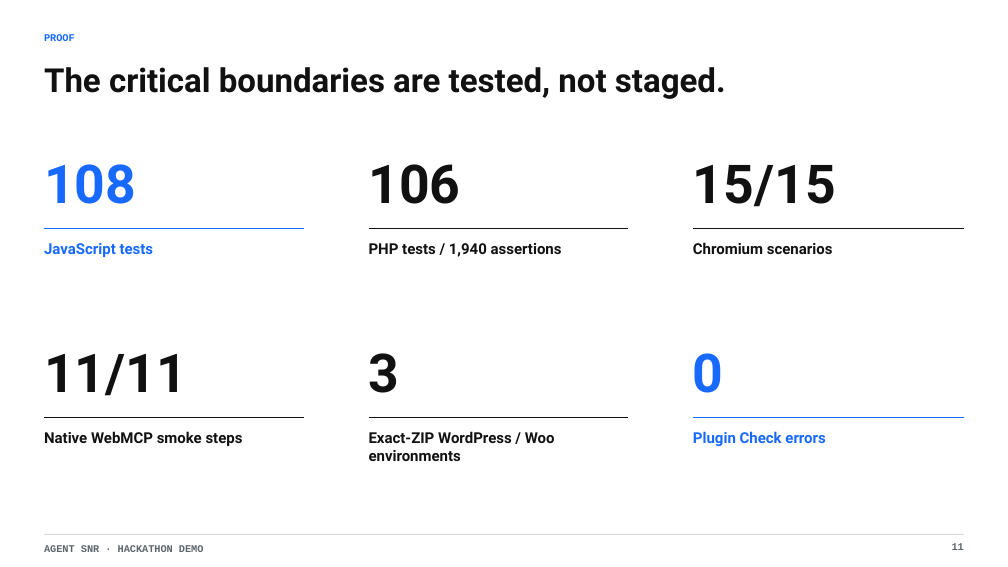
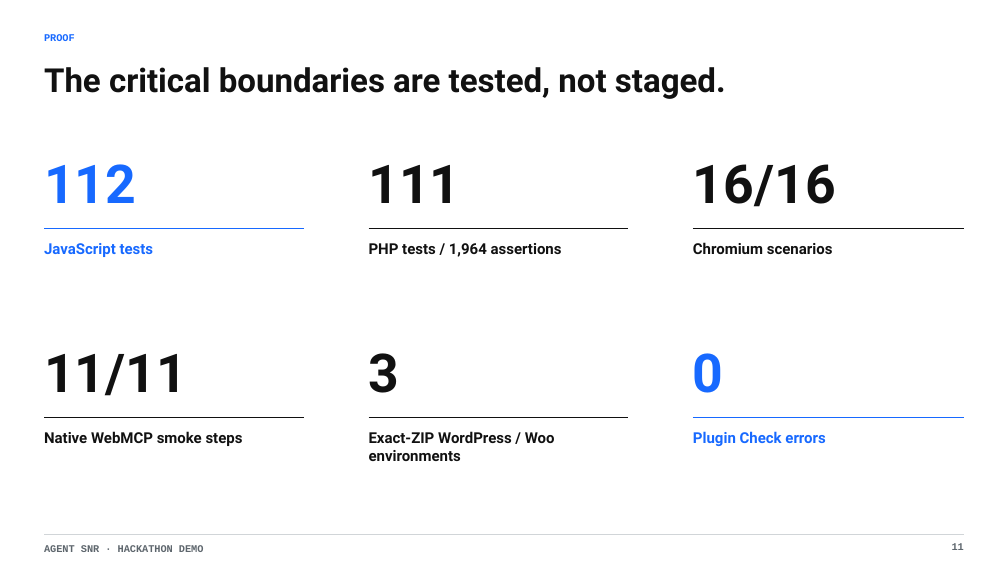
Before and after one commit to jiga/webmcp-agentSNR, a slide deck: slide 11 of submission/agent-snr-hackathon-demo.pptx. Drawn at 1008x567 pixels with LibreOffice and Linux fonts; fonts in the diff are those of the drawing. Boxes give left, top, right and bottom in pixels: in the first picture for what was removed or moved away, otherwise in the second. Text is boxed around its words. In the diff, an @@ line names an element or a change of style, - is before the commit and + after.

```diff
--- a/submission/agent-snr-hackathon-demo.pptx
+++ b/submission/agent-snr-hackathon-demo.pptx
@@ text at (44,164,136,203): text changed @@
-108
+112
@@ text at (369,165,461,203): text changed @@
-106
+111
@@ text at (693,164,836,207): text changed @@
-15/15
+16/16
@@ text at (369,243,562,257): text changed @@
-PHP tests / 1,940 assertions
+PHP tests / 1,964 assertions
```
Also in this commit, not shown: 4 other slides changed, 22 other files.
